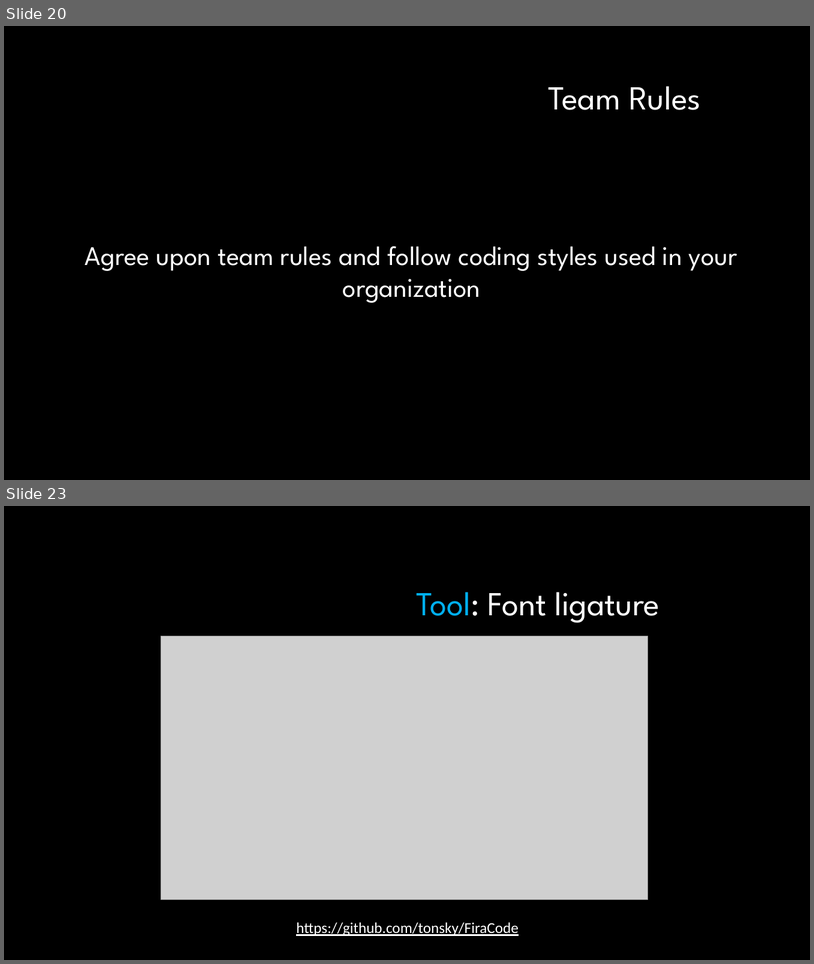
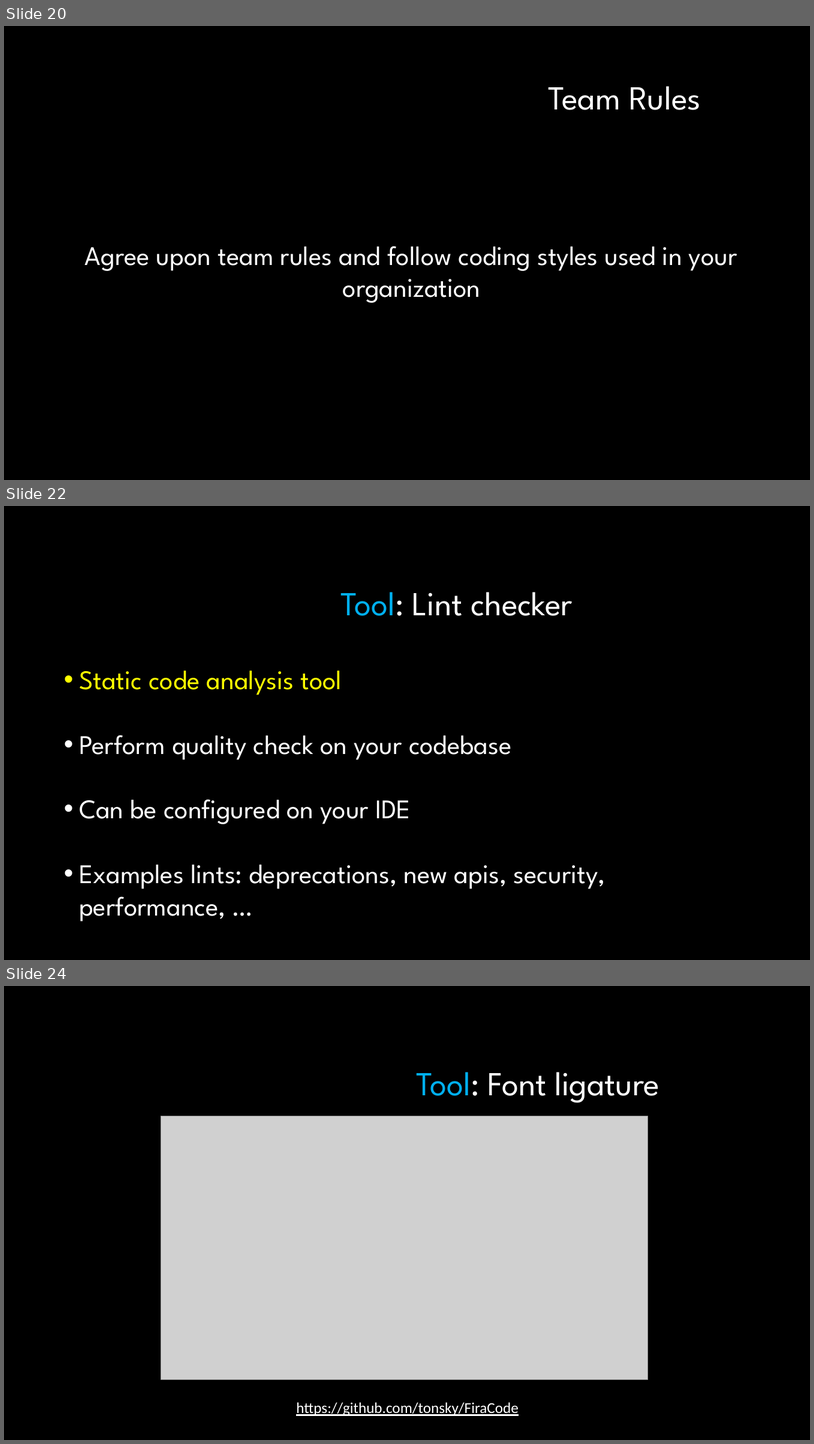
Before and after one commit to javaherisaber/CleanCode, a slide deck: slides/05 - Chapter 5 - Formatting.pptx. Shown one above the other, each under a label of ours: slides 20 and 23 before the commit, slides 20, 22 and 24 after it; the slides between them are not shown. The pictures are 814x964 and 814x1444 pixels, drawn with LibreOffice and Linux fonts; fonts in the diff are those of the drawing; grey boxes stand for pictures; background and template pictures are left out. Boxes give left, top, right and bottom in pixels: in the first picture for what was removed or moved away, otherwise in the second. Text is boxed around its words. In the diff, an @@ line names an element or a change of style, - is before the commit and + after.

```diff
--- a/slides/05 - Chapter 5 - Formatting.pptx
+++ b/slides/05 - Chapter 5 - Formatting.pptx
@@ slide 22 added at [4, 506, 810, 960], background #FFFFFF; not listed: 1 template element that a slide beside it also shows @@
@@ title added at [341, 592, 573, 616], 40 pt, text #FFFFFF @@
+Tool: Lint checker
@@ text added at [79, 670, 606, 921], 32 pt, text #FFFFFF @@
+• Static code analysis tool
+• Perform quality check on your codebase
+• Can be configured on your IDE
+• Examples lints: deprecations, new apis, security, performance, …
@@ what was slide 23 is now slide 24 @@
```
Also in this commit, not shown: 1 other slide added, 1 slide removed, 1 other file.
